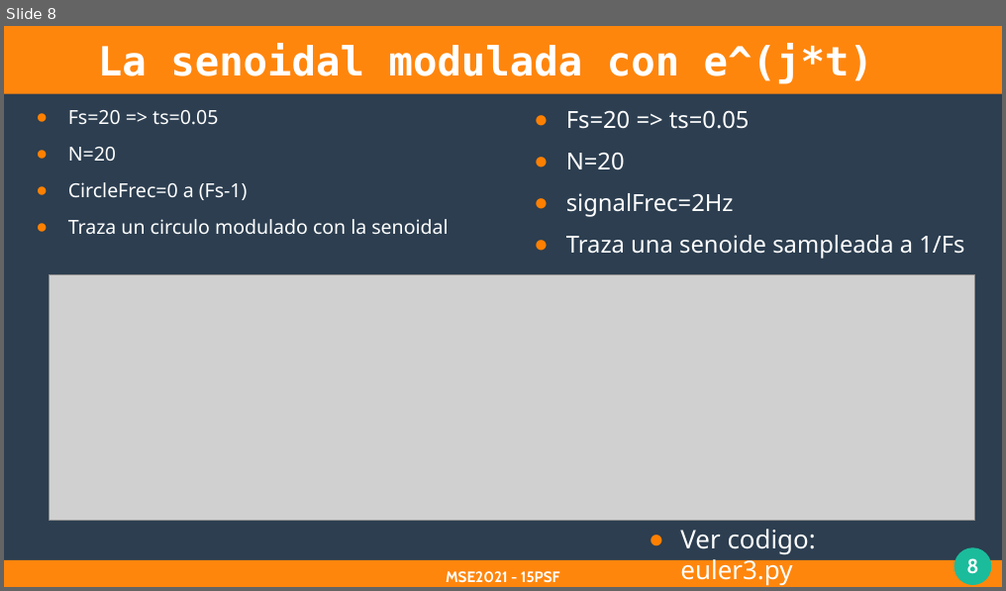
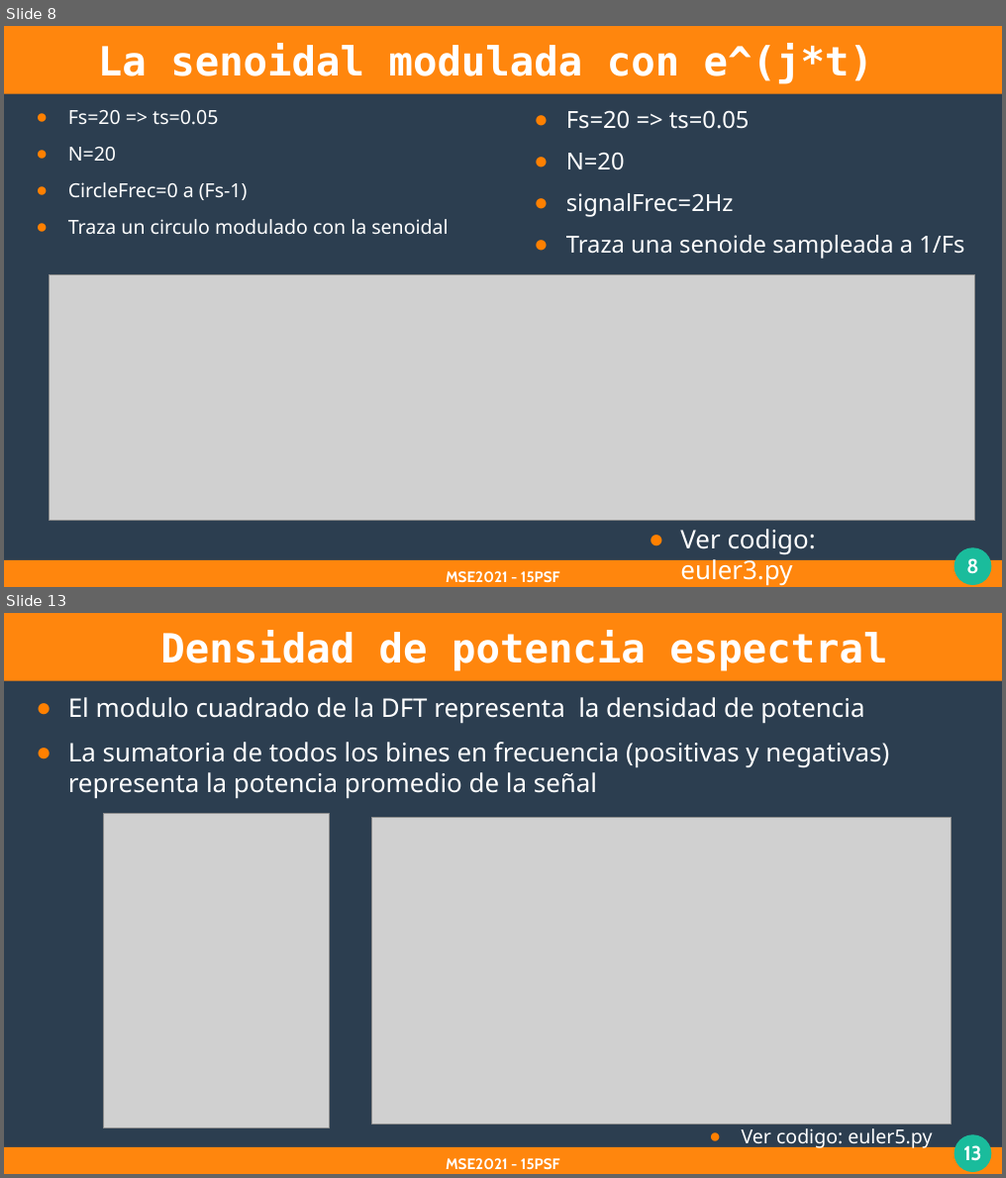
Before and after one commit to leonardods2007/psf_2021, a slide deck: clases/3_clase/3_clase.odp. Shown one above the other, each under a label of ours: slide 8 before the commit, slides 8 and 13 after it; the slides between them are not shown. The pictures are 1006x591 and 1006x1178 pixels, drawn with LibreOffice and Linux fonts; fonts in the diff are those of the drawing; grey boxes stand for pictures. Boxes give left, top, right and bottom in pixels: in the first picture for what was removed or moved away, otherwise in the second. Text is boxed around its words. In the diff, an @@ line names an element or a change of style, - is before the commit and + after.

```diff
--- a/clases/3_clase/3_clase.odp
+++ b/clases/3_clase/3_clase.odp
@@ slide 13 added at <box>4,613,1002,1174</box>, background #2C3E50; not listed: 4 template elements that a slide beside it also shows @@
@@ title added at <box>160,630,887,671</box>, 32 pt, text #FFFFFF, bold @@
+Densidad de potencia espectral
@@ text added at <box>68,697,889,799</box>, 20.4 pt, text #FFFFFF @@
+● El modulo cuadrado de la DFT representa la densidad de potencia
+● La sumatoria de todos los bines en frecuencia (positivas y negativas) representa la potencia promedio de la señal
@@ picture added at <box>103,814,329,1128</box> @@
@@ picture added at <box>372,818,951,1125</box> @@
@@ text added at <box>742,1129,932,1151</box>, 15.4 pt, text #FFFFFF @@
+● Ver codigo: euler5.py
@@ text added at <box>446,1158,560,1169</box>, 12 pt, text #FFFFFF, bold @@
+MSE2021 - 15PSF
```
Also in this commit, not shown: 4 slides changed, 4 other slides added, 10 other files.
